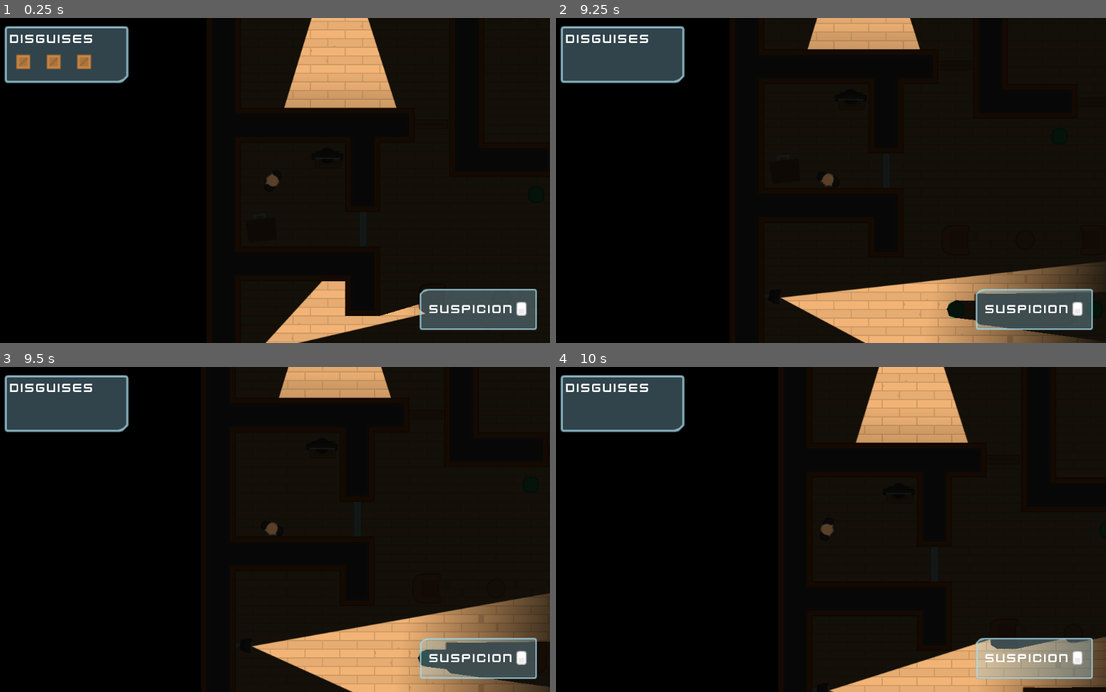
Above: before the commit, frames 1-4 (two rows, left to right).
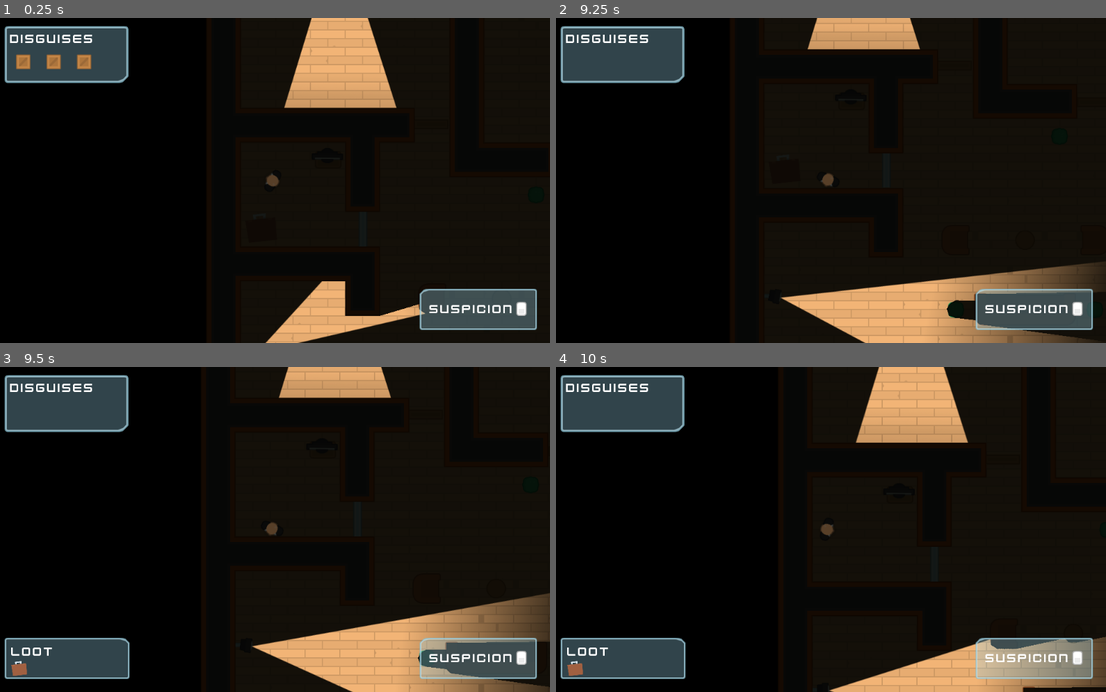
Above: after the commit, the same moments.

Repository: ColinJWright/HeistMeisters
Game: Godot game, scene res://Levels/Level1.tscn
Two runs of this game, one before a commit and one after it. Both use one fixed random seed, a clock stepped at 60 frames per second and the inputs below.
Inputs (mouse positions are in pixels of both pictures, inside the frame that each line leads up to):
- Up to frame 1 (0.25 s): no input
- Up to frame 2 (9.25 s): tap Enter at 0.5, 8 s; move the mouse to (985, 125) at 0.52 s; hold D (move_right) 0.53-1.28 s; tap E (toggle_disguise) every 1.5 s from 0.6 to 8.1 s; click (985, 125) at 0.67 s; move the mouse to (902, 229) at 1.27 s; hold S (move_down) 1.28-2.03 s; tap Space (toggle_vision_mode) at 1.35, 2.85, 4.35, 5.85, 7.25, 7.35, 8.75, 8.85 s; click (902, 229) at 1.42 s; move the mouse to (1105, 144) at 2.02 s; hold D (move_right) 2.03-2.78 s; click (1105, 144) at 2.17 s; move the mouse to (814, 141) at 2.77 s; hold W (move_up) 2.78-3.53 s; click (814, 141) at 2.92 s; move the mouse to (996, 229) at 3.52 s; hold A (move_left) 3.53-5.03 s; move the mouse to (660, 131) at 4.27 s; move the mouse to (853, 180) at 5.02 s; hold S (move_down) 5.03-5.78 s; click (853, 180) at 5.17 s; move the mouse to (743, 99) at 5.77 s; hold D (move_right) 5.78-6.53 s; move the mouse to (952, 164) at 6.52 s; hold W (move_up) 6.53-7.28 s; move the mouse to (715, 196) at 7.27 s; hold D (move_right) 7.28-8.03 s; click (715, 196) at 7.42 s; move the mouse to (886, 109) at 8.02 s; hold S (move_down) 8.03-8.78 s; move the mouse to (798, 245) at 8.77 s; hold A (move_left) from 8.78 s (still down)
- Up to frame 3 (9.5 s): keep holding A (move_left)
- Up to frame 4 (10 s): move the mouse to (996, 578) at 9.52 s; release A (move_left) at 9.53 s; hold W (move_up) from 9.53 s (still down); tap E (toggle_disguise) at 9.6 s; click (996, 578) at 9.67 s

Frames 1-2 are identical in both runs. In frame 3, 2.9% of the frame differs, in the area x 0-24%, y 83-97%; in frame 4, 2.9%.
Error in both runs: Invalid get index '0' (on base: 'PoolVector2Array'). (res://Characters/NPCs/Guard.gd:23)

Commit message:
Lesson 71 complete. Added Loot to display on the GUI when collected.

Diff:
--- a/Interface/GUI.tscn
+++ b/Interface/GUI.tscn
@@ -8,6 +8,8 @@
 [ext_resource path="res://GFX/PNG/Tiles/tile_130.png" type="Texture" id=6]
 [ext_resource path="res://GFX/Interface/PNG/glassPanel_cornerBR.png" type="Texture" id=7]
 [ext_resource path="res://Interface/DisguiseCounter.gd" type="Script" id=8]
+[ext_resource path="res://Interface/LootContainer.gd" type="Script" id=9]
+[ext_resource path="res://GFX/Interface/PNG/glassPanel_cornerTR.png" type="Texture" id=10]
 
 [node name="GUI" type="CanvasLayer"]
 
@@ -109,3 +111,46 @@
 max_columns = 5
 icon_scale = 0.75
 script = ExtResource( 8 )
+
+[node name="LootContainer" type="NinePatchRect" parent="Control" groups=[
+"Loot",
+]]
+anchor_top = 1.0
+anchor_bottom = 1.0
+margin_left = 20.0
+margin_top = -100.0
+margin_right = 250.0
+margin_bottom = -24.0
+texture = ExtResource( 10 )
+patch_margin_left = 10
+patch_margin_top = 10
+patch_margin_right = 10
+patch_margin_bottom = 10
+script = ExtResource( 9 )
+__meta__ = {
+"_edit_use_anchors_": false
+}
+
+[node name="VBoxContainer" type="VBoxContainer" parent="Control/LootContainer"]
+anchor_right = 1.0
+anchor_bottom = 1.0
+margin_left = 12.0
+margin_top = 12.0
+margin_right = -12.0
+margin_bottom = -12.0
+__meta__ = {
+"_edit_use_anchors_": false
+}
+
+[node name="Label" type="Label" parent="Control/LootContainer/VBoxContainer"]
+margin_right = 206.0
+margin_bottom = 27.0
+text = "Loot"
+
+[node name="ItemList" type="ItemList" parent="Control/LootContainer/VBoxContainer"]
+margin_top = 31.0
+margin_right = 206.0
+margin_bottom = 31.0
+auto_height = true
+max_columns = 5
+icon_scale = 0.25
--- /dev/null
+++ b/Interface/LootContainer.gd
@@ -0,0 +1,8 @@
+extends NinePatchRect
+
+func _ready():
+	hide()
+
+func collect_loot():
+	show()
+	$VBoxContainer/ItemList.add_icon_item(load("res://GFX/Loot/suitcase.png"), false)
--- a/Player.gd
+++ b/Player.gd
@@ -84,3 +84,4 @@
 	var loot = Node.new()
 	loot.set_name("Briefcase")
 	add_child(loot)
+	get_tree().call_group("Loot", "collect_loot")
Not shown: 1 places in Interface/GUI.tscn that only renumber resources
